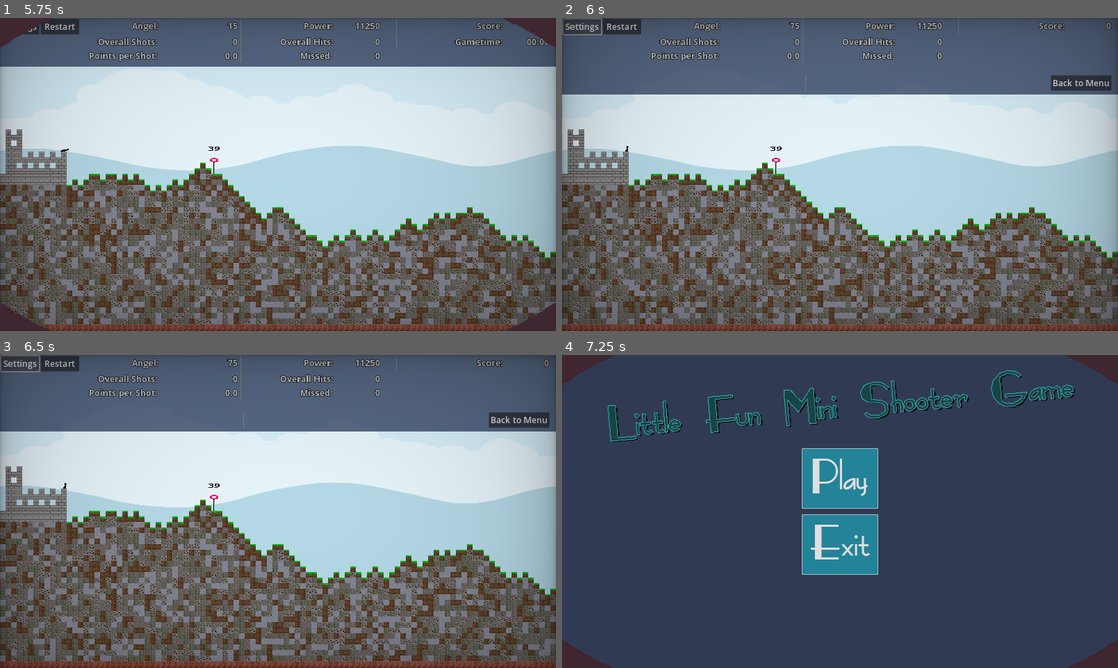
Above: before the commit, frames 1-4 (two rows, left to right).
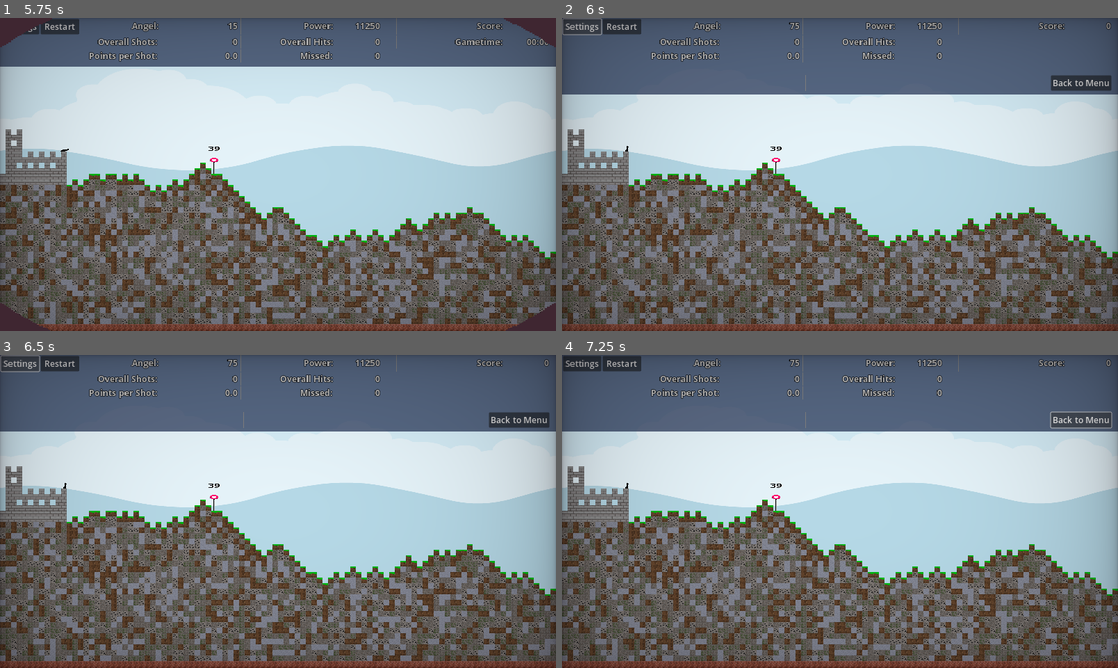
Above: after the commit, the same moments.

Repository: Coding-4Fun/Just4Fun_Mini_Shootergame
Game: Godot game, scene res://UI/MainMenuUI/MainMenuUI.tscn
The game is run twice, just before and just after one commit, with the same random seed, the same clock (stepped at 60 frames per second) and the same inputs.
Inputs (mouse positions are in pixels of both pictures, inside the frame that each line leads up to):
- Up to frame 1 (5.75 s): click "Play" at 0.5 s; click (283, 115) at 1.27 s; type "Alex" at 1.35 s; click "Back to Menu" at 2 s; click "Play" at 2.75 s; click "Max Play Time" at 3.5 s; click "Max Play Time" at 4.25 s; click "Start Game" at 5 s
- Up to frame 2 (6 s): click "Settings" at 5.75 s
- Up to frame 3 (6.5 s): no input
- Up to frame 4 (7.25 s): click (1079, 420) at 6.5 s, where only the run before the commit has a clickable "Back to Menu"

Frame 1 is identical in both runs. In frame 2, 0.1% of the frame differs, in the area x 0-100%, y 40-49%; in frame 3, 0.5%; in frame 4, 96%, in the area x 0-100%, y 0-100%.

Commit message:
Add: StartGameTimer at start Chg: pause the GameLoop when Settings Button pressed ===: Un-/Paused the GameTimer if enabled

Diff:
--- a/UI/InGameUI/ingameui.gd
+++ b/UI/InGameUI/ingameui.gd
@@ -50,6 +50,8 @@
 	$BoxContainer/HBoxHudTop/hBoxPower/labPower.text = str(test.min_velocity)
 	$BoxContainer/HBoxHudBottom/hBoxPointsPerShot/labPointsPerShots.text = "0.0"
 
+	if Config.get_configdata_value("GameConditionMaxGameTimeEnabled"):
+		GSM.GameTimer.start()
 	GSM.GameTimeTextLabel = GameHudUI.get_node("hBoxGametimer/labelGameTime")
 	GSM.GameTimerTimeElapsed = 0
 
@@ -101,17 +103,18 @@
 
 # Öffnen und schliessen der Settings
 func _on_buttGameOptions_pressed() -> void:
-	Config.save_gameconfig()
-
 	OptionUI.visible = !OptionUI.visible
 
 	if OptionUI.visible:
 		background.size.y = _backgroundMin.y
 	else:
 		background.size.y = _backgroundMin.x
+		Config.save_gameconfig()
 
-	if Config.get_configdata_value("GameConditionMaxGameTimeEnabled") == true and OptionUI.visible == false:
-		GSM.GameTimer.start()
+	if Config.get_configdata_value("GameConditionMaxGameTimeEnabled") == true:
+		GSM.GameTimer.paused = OptionUI.visible
+
+	get_tree().paused = OptionUI.visible
 
 	$"BoxContainer/HBoxHudMiddle/hBoxGametimer".visible = !GSM.GameTimer.is_stopped()
 
@@ -124,6 +127,7 @@
 ###	assert(get_tree().change_scene_to(Preloads.MainMenuScene) == OK, "Error: change_scene_to()::buttBackToMenu_pressed")
 	if !GSM.GameTimer.is_stopped():
 		GSM.GameTimer.stop()
+	get_tree().paused = false
 
 	Config.save_gameconfig()
 
